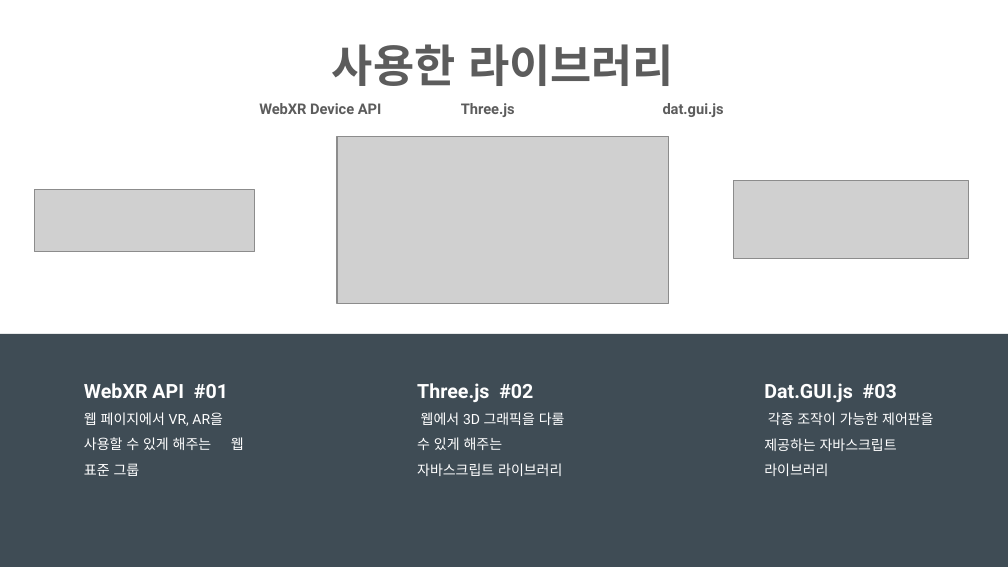
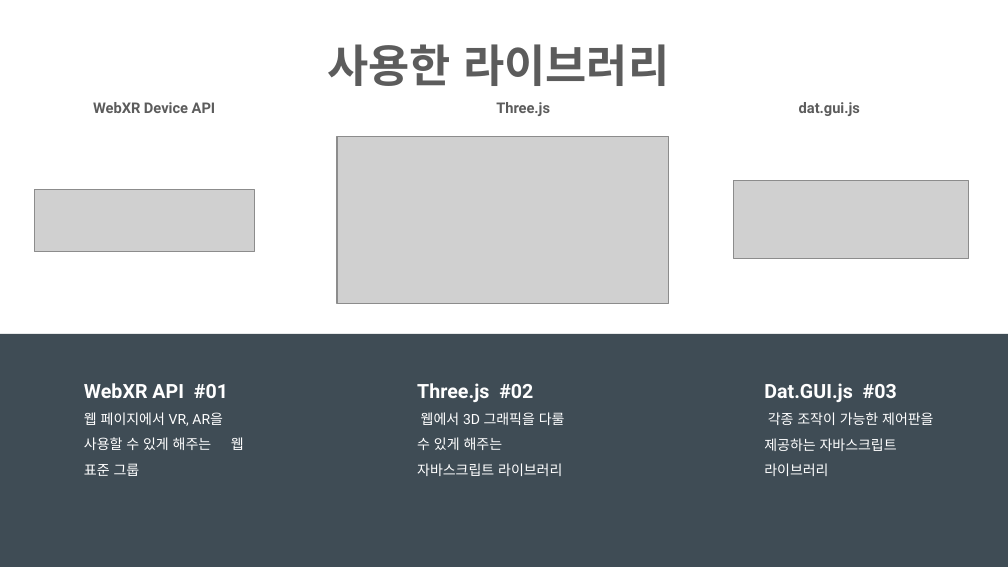
Before and after one commit to ptyoiy/ARwork, a slide deck: slide 10 of 호남-발표자료.pptx. Drawn at 1008x567 pixels with LibreOffice and Linux fonts; fonts in the diff are those of the drawing; grey boxes stand for pictures. Boxes give left, top, right and bottom in pixels: in the first picture for what was removed or moved away, otherwise in the second. Text is boxed around its words. In the diff, an @@ line names an element or a change of style, - is before the commit and + after.

```diff
--- a/호남-발표자료.pptx
+++ b/호남-발표자료.pptx
@@ title "사용한 라이브러리": place and size @@
-title "사용한 라이브러리" at [332,44,674,86]
+title "사용한 라이브러리" at [327,44,669,86]
@@ text "WebXR Device API Three.js dat.gui.js" rewrapped from [259,103,724,117] to [93,102,860,116] @@
```
Also in this commit, not shown: 1 other file.
